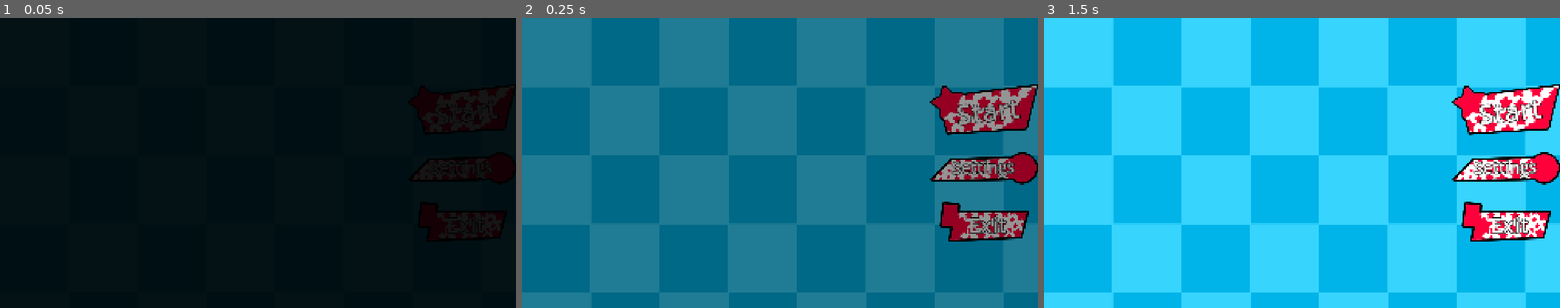
Above: before the commit, frames 1-3 (left to right).
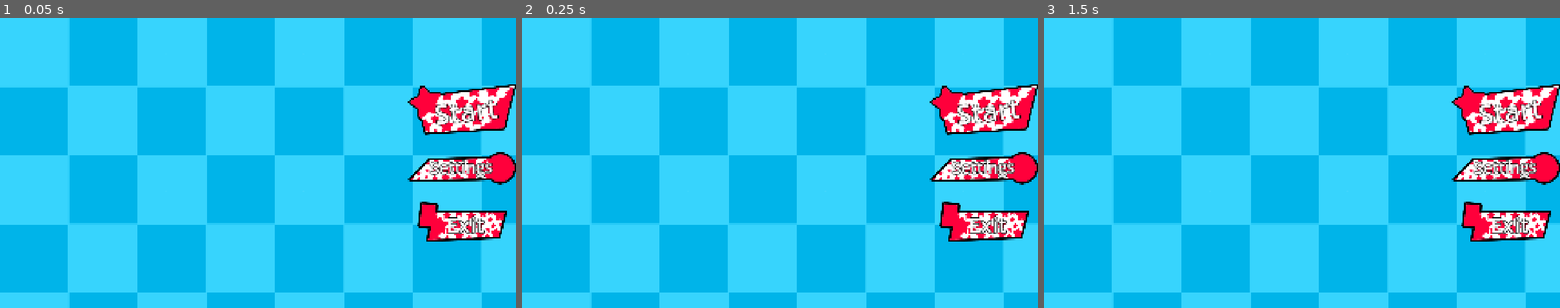
Above: after the commit, the same moments.

Repository: GuiDev-bit/Winter-Game-Jam
Game: Godot game, scene res://scenes/ui/main_menu.tscn
Two runs of this game, one before a commit and one after it. Both use one fixed random seed, a clock stepped at 60 frames per second and the inputs below.
Inputs:
- Up to frame 1 (0.05 s): no input
- Up to frame 2 (0.25 s): no input
- Up to frame 3 (1.5 s): click "Settings" at 0.5 s; click "Start" at 1.25 s

The runs differ from the first frame. In frame 1, 99% of the frame differs, in the area x 0-100%, y 0-100%; in frame 2, 99%; in frame 3, nothing differs.
Error in both runs: Trying to assign value of type 'TextureButton' to a variable of type 'Button'. (res://script/ui/main_menu.gd:3)

Commit message:
transitionscene

Diff:
--- a/project.godot
+++ b/project.godot
@@ -27,6 +27,7 @@
 SaveManager="*uid://cjws4nr77wrlf"
 LevelManager="*uid://tdhtb5yio6f6"
 Transition="*uid://xu235ggxkw34"
+ParticleManager="*uid://c2hyed1hnda5v"
 
 [display]
 
--- a/scenes/arena/transition.tscn
+++ /dev/null
@@ -1,71 +0,0 @@
-[gd_scene format=3 uid="uid://xu235ggxkw34"]
-
-[ext_resource type="Script" uid="uid://c1rjnpxl2syff" path="res://script/arena/transition.gd" id="1_rmokm"]
-
-[sub_resource type="Animation" id="Animation_rmokm"]
-length = 0.001
-tracks/0/type = "value"
-tracks/0/imported = false
-tracks/0/enabled = true
-tracks/0/path = NodePath("ColorRect:modulate")
-tracks/0/interp = 1
-tracks/0/loop_wrap = true
-tracks/0/keys = {
-"times": PackedFloat32Array(0),
-"transitions": PackedFloat32Array(1),
-"update": 0,
-"values": [Color(1, 1, 1, 1)]
-}
-
-[sub_resource type="Animation" id="Animation_d0oda"]
-resource_name = "fade_in"
-length = 0.4
-tracks/0/type = "value"
-tracks/0/imported = false
-tracks/0/enabled = true
-tracks/0/path = NodePath("ColorRect:modulate")
-tracks/0/interp = 1
-tracks/0/loop_wrap = true
-tracks/0/keys = {
-"times": PackedFloat32Array(0, 0.4),
-"transitions": PackedFloat32Array(1, 1),
-"update": 0,
-"values": [Color(0, 0, 0, 1), Color(0, 0, 0, 0)]
-}
-
-[sub_resource type="Animation" id="Animation_jy3vt"]
-resource_name = "fade_out"
-length = 0.4
-tracks/0/type = "value"
-tracks/0/imported = false
-tracks/0/enabled = true
-tracks/0/path = NodePath("ColorRect:modulate")
-tracks/0/interp = 1
-tracks/0/loop_wrap = true
-tracks/0/keys = {
-"times": PackedFloat32Array(0, 0.4),
-"transitions": PackedFloat32Array(1, 1),
-"update": 0,
-"values": [Color(0, 0, 0, 0), Color(0, 0, 0, 1)]
-}
-
-[sub_resource type="AnimationLibrary" id="AnimationLibrary_d0oda"]
-_data = {
-&"RESET": SubResource("Animation_rmokm"),
-&"fade_in": SubResource("Animation_d0oda"),
-&"fade_out": SubResource("Animation_jy3vt")
-}
-
-[node name="Transition" type="CanvasLayer" unique_id=1123932116]
-script = ExtResource("1_rmokm")
-
-[node name="ColorRect" type="ColorRect" parent="." unique_id=330790059]
-anchors_preset = 15
-anchor_right = 1.0
-anchor_bottom = 1.0
-grow_horizontal = 2
-grow_vertical = 2
-color = Color(0, 0, 0, 1)
-
-[node name="AnimationPlayer" type="AnimationPlayer" parent="." unique_id=549402355]
-libraries/ = SubResource("AnimationLibrary_d0oda")
--- a/scenes/player/player.tscn
+++ b/scenes/player/player.tscn
@@ -21,6 +21,7 @@
 [ext_resource type="Script" uid="uid://bxmkgxah4aht4" path="res://script/component/hitbox_component.gd" id="11_je7p5"]
 [ext_resource type="Texture2D" uid="uid://q0h8ew76sego" path="res://assets/hud/cross.png" id="13_gx1jg"]
 [ext_resource type="Script" uid="uid://dnqt4p122fui7" path="res://script/component/hurtbox_component.gd" id="16_myrg7"]
+[ext_resource type="Script" uid="uid://cebv5pv3ydqok" path="res://script/player/camera.gd" id="19_yj68g"]
 
 [sub_resource type="Resource" id="Resource_gx1jg"]
 script = ExtResource("2_fm80t")
@@ -211,6 +212,7 @@
 [node name="Camera2D" type="Camera2D" parent="." unique_id=522177963]
 zoom = Vector2(1.1, 1.1)
 position_smoothing_enabled = true
+script = ExtResource("19_yj68g")
 
 [node name="HitboxComponent" type="Area2D" parent="." unique_id=1138836252 node_paths=PackedStringArray("shape")]
 collision_layer = 2
--- /dev/null
+++ b/scenes/ui/hit_particles.tscn
@@ -0,0 +1,8 @@
+[gd_scene format=3 uid="uid://kkquqcxr5ijm"]
+
+[ext_resource type="Script" uid="uid://dk0crngcrepbk" path="res://script/ui/hit_particle.gd" id="1_egatg"]
+
+[node name="HitParticle" type="Node2D" unique_id=1895349870]
+script = ExtResource("1_egatg")
+
+[node name="Particle" type="GPUParticles2D" parent="." unique_id=470397949]
--- a/script/arena/transition.gd
+++ b/script/arena/transition.gd
@@ -1,21 +1,61 @@
+# transition.gd — autoload SCRIPT uniquement, pas de scène
 extends CanvasLayer
 
-@onready var anim : AnimationPlayer = $AnimationPlayer
-@onready var rect : ColorRect = $ColorRect
+var rect : ColorRect
+var anim_player : AnimationPlayer
 
 func _ready() -> void:
-	rect.modulate = Color(0, 0, 0, 0)
 	layer = 100
 
+	# Crée le ColorRect dans le code
+	rect = ColorRect.new()
+	rect.color = Color(0, 0, 0, 0)
+	rect.set_anchors_preset(Control.PRESET_FULL_RECT)
+	add_child(rect)
+
+	# Crée l'AnimationPlayer dans le code
+	anim_player = AnimationPlayer.new()
+	add_child(anim_player)
+	_create_animations()
+
+func _create_animations() -> void:
+	var lib = AnimationLibrary.new()
+
+	# fade_out
+	var fade_out = Animation.new()
+	fade_out.length = 0.4
+	var track = fade_out.add_track(Animation.TYPE_VALUE)
+	fade_out.track_set_path(track, NodePath("../ColorRect:color"))
+	fade_out.track_insert_key(track, 0.0, Color(0, 0, 0, 0))
+	fade_out.track_insert_key(track, 0.4, Color(0, 0, 0, 1))
+	lib.add_animation("fade_out", fade_out)
+
+	# fade_in
+	var fade_in = Animation.new()
+	fade_in.length = 0.4
+	var track2 = fade_in.add_track(Animation.TYPE_VALUE)
+	fade_in.track_set_path(track2, NodePath("../ColorRect:color"))
+	fade_in.track_insert_key(track2, 0.0, Color(0, 0, 0, 1))
+	fade_in.track_insert_key(track2, 0.4, Color(0, 0, 0, 0))
+	lib.add_animation("fade_in", fade_in)
+
+	anim_player.add_animation_library("", lib)
+
 func change_scene(path: String) -> void:
-	anim.play("fade_out")
-	await anim.animation_finished
-	get_tree().change_scene_to_file(path)
-	await anim.animation_finished
+	_fade_out()
+	await get_tree().create_timer(0.4).timeout
 	get_tree().change_scene_to_file(path)
 	await get_tree().process_frame
-	anim.play("fade_in")
+	_fade_in()
+
+func _fade_out() -> void:
+	var tween = create_tween()
+	tween.tween_property(rect, "color", Color(0, 0, 0, 1), 0.4)
+
+func _fade_in() -> void:
+	var tween = create_tween()
+	tween.tween_property(rect, "color", Color(0, 0, 0, 0), 0.4)
 
 func fade_in_only() -> void:
-	rect.modulate = Color(0, 0, 0, 1)
-	anim.play("fade_in")
+	rect.color = Color(0, 0, 0, 1)
+	_fade_in()
--- a/script/component/hitbox_component.gd
+++ b/script/component/hitbox_component.gd
@@ -32,6 +32,9 @@
 		area.damage(data_copy)
 		emit_signal("hit_something")
 		end_attack()
+		var player = get_tree().get_first_node_in_group("player")
+		if player and player.camera:
+			player.camera.shake(5.0, 0.2)
 	if area is HurtboxComponent and area.get_parent() is Ball:
 		#area.get_parent().set_player_nearby(true)
 		#get_parent().ball_ref = area.get_parent()
--- a/script/enemy/enemy.gd
+++ b/script/enemy/enemy.gd
@@ -213,6 +213,7 @@
 
 
 func _on_get_hit(data: AttackData) -> void:
+	flash_red()
 	movcomp.apply_knockback(data.direction, data.force)
 	switch_state(STATE.HURT)
 
@@ -239,3 +240,8 @@
 		if randf() < jump_chance:
 			movcomp.jump()
 			jump_cooldown = 1.5
+
+func flash_red() -> void:
+	sprite.modulate = Color(1, 0, 0, 1)
+	await get_tree().create_timer(0.1).timeout
+	sprite.modulate = Color(1, 1, 1, 1)
--- a/script/manager/game_manager.gd
+++ b/script/manager/game_manager.gd
@@ -16,7 +16,7 @@
 
 var current_state : GameState = GameState.MENU
 var match_time : float = 0.0
-var match_duration : float = 60.0
+var match_duration : float = 120.0
 
 
 
--- a/script/manager/match_manager.gd
+++ b/script/manager/match_manager.gd
@@ -1,5 +1,6 @@
 extends Node
 
+@export var match_duration : float = 120.0
 
 signal match_configured
 signal match_completed
@@ -13,7 +14,6 @@
 # Configuration du match
 var match_type : MatchType= MatchType.NORMAL
 var score_to_win : int = 5 # points pour gagner
-var match_duration : float = 60.0
 var storm_level : int = 0
 
 # Teams
--- /dev/null
+++ b/script/manager/particle_manager.gd
@@ -0,0 +1,47 @@
+extends Node
+
+const HIT_PARTICLES = preload("res://scenes/ui/hit_particles.tscn")
+
+# Sprites
+var circle_tex : Texture2D
+var star_tex : Texture2D
+var sparkle_tex : Texture2D
+var diamond_tex : Texture2D
+var cloud_tex : Texture2D
+var snowflake_tex : Texture2D
+
+func _ready() -> void:
+	circle_tex = load("res://assets/sprites/particles/circle.png")
+	star_tex = load("res://assets/sprites/particles/star.png")
+	sparkle_tex = load("res://assets/sprites/particles/sparkle.png")
+	diamond_tex = load("res://assets/sprites/particles/diamond.png")
+	cloud_tex = load("res://assets/sprites/particles/cloud.png")
+	snowflake_tex = load("res://assets/sprites/particles/snowflake.png")
+
+func spawn(pos: Vector2, sprite: Texture2D, color: Color, amount: int = 8, spread: float = 45.0, lifetime: float = 0.4) -> void:
+	var p = HIT_PARTICLES.instantiate()
+	get_tree().current_scene.add_child(p)
+	p.global_position = pos
+	p.setup(sprite, color, amount, spread, lifetime)
+
+
+func player_hit(pos: Vector2) -> void:
+	spawn(pos, circle_tex, Color(1, 0.2, 0.2), 10, 360)
+	spawn(pos, star_tex, Color(1, 0.5, 0), 6, 360)
+
+func enemy_hit(pos: Vector2) -> void:
+	spawn(pos, circle_tex, Color(1, 1, 1), 8, 360)
+	spawn(pos, diamond_tex, Color(0.5, 0.8, 1), 6, 360)
+
+func ball_hit(pos: Vector2) -> void:
+	spawn(pos, sparkle_tex, Color(1, 1, 0.5), 8, 360)
+
+func jump_puff(pos: Vector2) -> void:
+	spawn(pos, cloud_tex, Color(1, 1, 1, 0.8), 3, 60, 0.3)
+
+func charge_release(pos: Vector2) -> void:
+	spawn(pos, sparkle_tex, Color(0.5, 0.8, 1), 12, 360)
+	spawn(pos, star_tex, Color(1, 1, 1), 8, 360)
+
+func slide_dust(pos: Vector2) -> void:
+	spawn(pos, diamond_tex, Color(0.7, 0.9, 1, 0.7), 5, 30, 0.2)
--- /dev/null
+++ b/script/player/camera.gd
@@ -0,0 +1,49 @@
+extends Camera2D
+
+var shake_strength := 0.0
+var shake_duration := 0.0
+var is_end_chaos := false
+
+func _process(delta: float) -> void:
+	if is_end_chaos:
+		return
+	if shake_duration > 0:
+		shake_duration -= delta
+		offset = Vector2(
+			randf_range(-shake_strength, shake_strength),
+			randf_range(-shake_strength, shake_strength)
+		)
+	else:
+		shake_strength = 0.0
+		offset = Vector2.ZERO
+
+func shake(strength: float, duration: float) -> void:
+	shake_strength = strength
+	shake_duration = duration
+
+func end_game_chaos() -> void:
+	is_end_chaos = true
+	var tween = create_tween()
+	tween.set_parallel(true)
+
+	# Zoom vers le joueur
+	tween.tween_property(self, "zoom", Vector2(2.5, 2.5), 1.5)\
+		.set_ease(Tween.EASE_IN_OUT)\
+		.set_trans(Tween.TRANS_EXPO)
+
+	# Tremble de plus en plus fort
+	tween.tween_method(_apply_chaos_shake, 5.0, 25.0, 1.5)
+
+	await tween.finished
+
+	# Transition vers le menu de fin
+	await get_tree().create_timer(0.5).timeout
+	zoom = Vector2(1, 1)
+	offset = Vector2.ZERO
+	is_end_chaos = false
+
+func _apply_chaos_shake(strength: float) -> void:
+	offset = Vector2(
+		randf_range(-strength, strength),
+		randf_range(-strength, strength)
+	)
--- a/script/player/player.gd
+++ b/script/player/player.gd
@@ -7,6 +7,7 @@
 @onready var hitbox : HitboxComponent = $HitboxComponent
 @onready var crosshair : Sprite2D
 @onready var crossair : Node2D = $Crossair
+@onready var camera : Camera2D = $Camera2D
 
 
 var munition_max = 3
@@ -339,6 +340,9 @@
 
 
 func _on_hurtbox_component_get_hit(data: AttackData) -> void:
+	flash_red()
+	camera.shake(6.0, 0.3)
+	ParticleManager.player_hit(global_position)
 	move_component.apply_knockback(data.direction, data.force)
 	switch_state(STATE.HURT)
 
@@ -354,3 +358,7 @@
 	animated_sprite.modulate = Color(1, 0, 0, 1)
 	await get_tree().create_timer(0.1).timeout
 	animated_sprite.modulate = Color(1, 1, 1, 1)
+
+
+func trigger_end_chaos() -> void:
+	camera.end_game_chaos()
--- /dev/null
+++ b/script/ui/hit_particle.gd
@@ -0,0 +1,25 @@
+extends Node2D
+
+@onready var particles : GPUParticles2D = $Particles
+
+func setup(sprite: Texture2D, color: Color, amount: int, spread: float, lifetime: float) -> void:
+	var mat := ParticleProcessMaterial.new()
+	mat.direction = Vector3(0, -1, 0)
+	mat.spread = spread
+	mat.initial_velocity_min = 100.0
+	mat.initial_velocity_max = 300.0
+	mat.gravity = Vector3(0, 300, 0)
+	mat.scale_min = 0.1
+	mat.scale_max = 0.3
+	mat.color = color
+
+	particles.process_material = mat
+	particles.texture = sprite
+	particles.amount = amount
+	particles.lifetime = lifetime
+	particles.one_shot = true
+	particles.emitting = true
+
+	# Se supprime automatiquement
+	await get_tree().create_timer(lifetime + 0.5).timeout
+	queue_free()
--- a/script/ui/hud.gd
+++ b/script/ui/hud.gd
@@ -11,7 +11,10 @@
 func _process(_delta: float) -> void:
 	if GameManager.current_state == GameManager.GameState.PLAYING:
 		var time_left = int(GameManager.match_duration - GameManager.match_time)
-		timer_label.text = str(time_left)
+		@warning_ignore("integer_division")
+		var minutes : int = time_left / 60
+		var seconds : int = time_left % 60
+		timer_label.text = str(minutes) + ":" + ("%02d" % seconds)
 
 func _on_game_started():
 	update_score()
Not shown, added: script/manager/particle_manager.gd.uid
Not shown, added: script/player/camera.gd.uid
Not shown, added: script/ui/hit_particle.gd.uid
